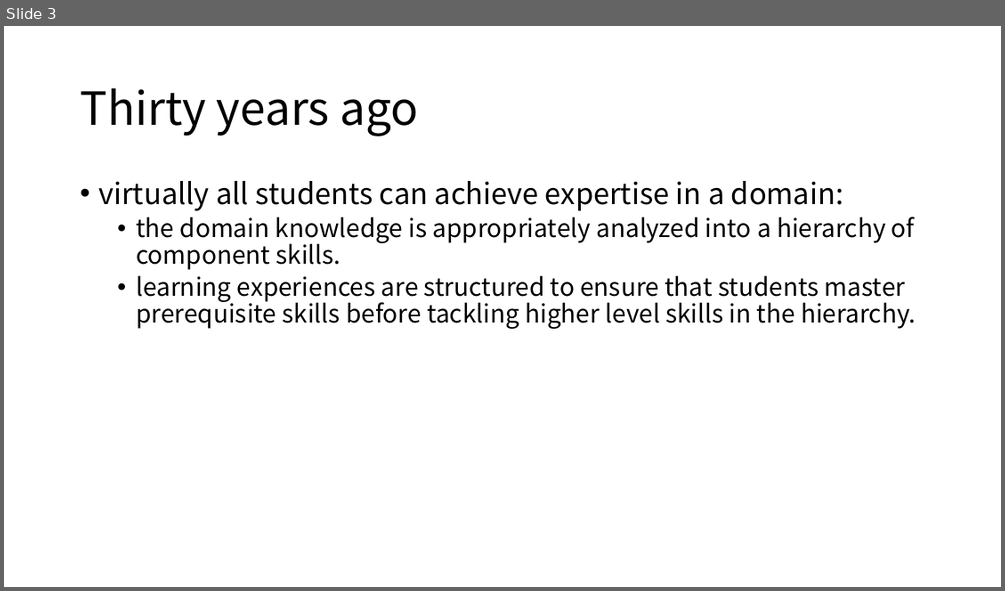
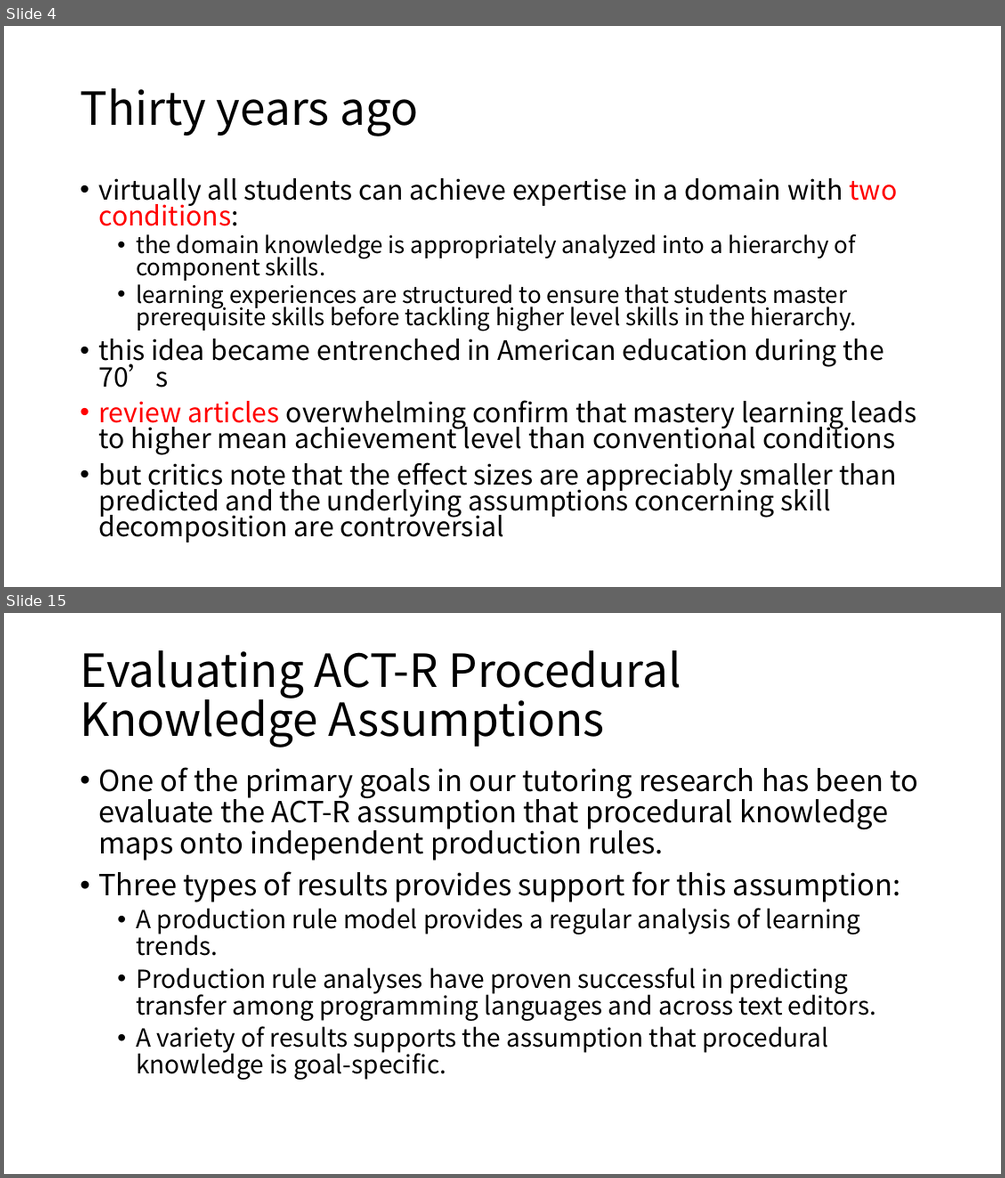
Before and after one commit to cloudspurs/klz, a slide deck: computer_science/statistics/model/hmm/bkt/papers/knowledge_tracing_modeling_the_acquisition_of_procedural_knowledge.pptx. Shown one above the other, each under a label of ours: slide 3 before the commit, slides 4 and 15 after it; the slides between them are not shown. The pictures are 1005x591 and 1005x1178 pixels, drawn with LibreOffice and Linux fonts; fonts in the diff are those of the drawing. Boxes give left, top, right and bottom in pixels: in the first picture for what was removed or moved away, otherwise in the second. Text is boxed around its words. In the diff, an @@ line names an element or a change of style, - is before the commit and + after.

```diff
--- a/computer_science/statistics/model/hmm/bkt/papers/knowledge_tracing_modeling_the_acquisition_of_procedural_knowledge.pptx
+++ b/computer_science/statistics/model/hmm/bkt/papers/knowledge_tracing_modeling_the_acquisition_of_procedural_knowledge.pptx
@@ slide 15 added at <box>4,613,1001,1174</box>, background #FFFFFF @@
@@ title added at <box>80,650,681,747</box>, 44 pt, text #000000 @@
+Evaluating ACT-R Procedural Knowledge Assumptions
@@ text added at <box>98,767,918,1079</box>, 24 pt, text #000000 @@
+• One of the primary goals in our tutoring research has been to evaluate the ACT-R assumption that procedural knowledge maps onto independent production rules.
+• Three types of results provides support for this assumption:
+  • A production rule model provides a regular analysis of learning trends.
+  • Production rule analyses have proven successful in predicting transfer among programming languages and across text editors.
+  • A variety of results supports the assumption that procedural knowledge is goal-specific.
@@ what was slide 3 is now slide 4 @@
@@ slide 4 changed as well @@
@@ text at <box>98,178,898,226</box>: text changed; size 28 to 25.9 pt @@
-• virtually all students can achieve expertise in a domain:
+• virtually all students can achieve expertise in a domain with two conditions:
@@ text at <box>136,234,857,330</box>: size 24 to 22.2 pt in "the domain knowledge is appropriately analyzed into ...", "learning experiences are structured to ensure that ..."; line spacing 0.9 to 0.8 @@
@@ text at <box>98,338,917,542</box>: paragraphs added @@
+• this idea became entrenched in American education during the 70’s
+• review articles overwhelming confirm that mastery learning leads to higher mean achievement level than conventional conditions
+• but critics note that the effect sizes are appreciably smaller than predicted and the underlying assumptions concerning skill decomposition are controversial
```
Also in this commit, not shown: 5 other slides changed, 34 other slides added, 4 other files.
